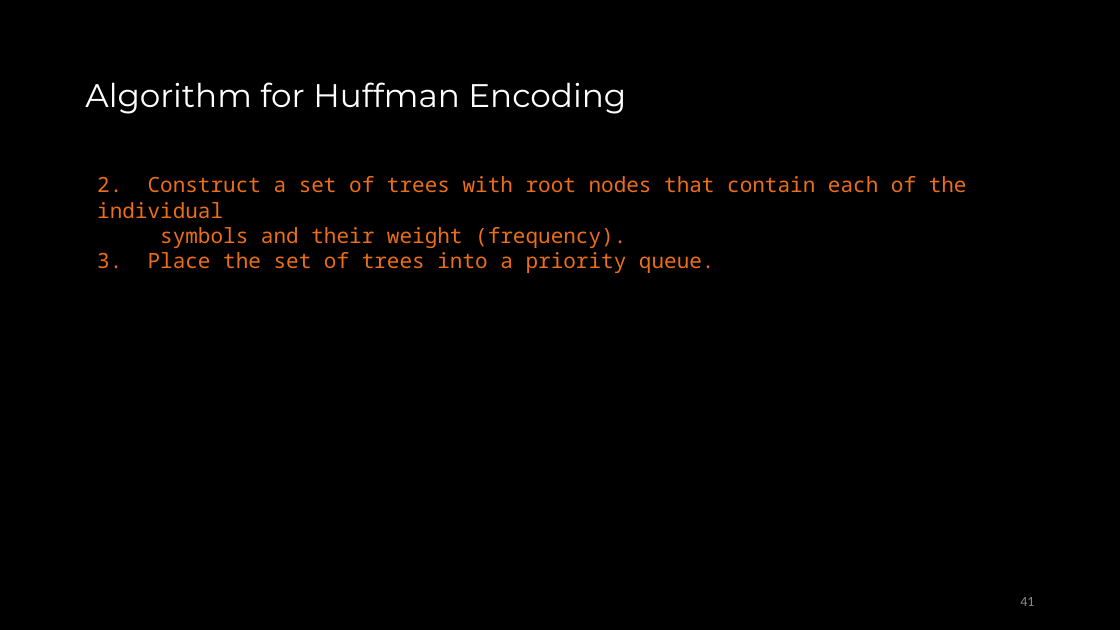
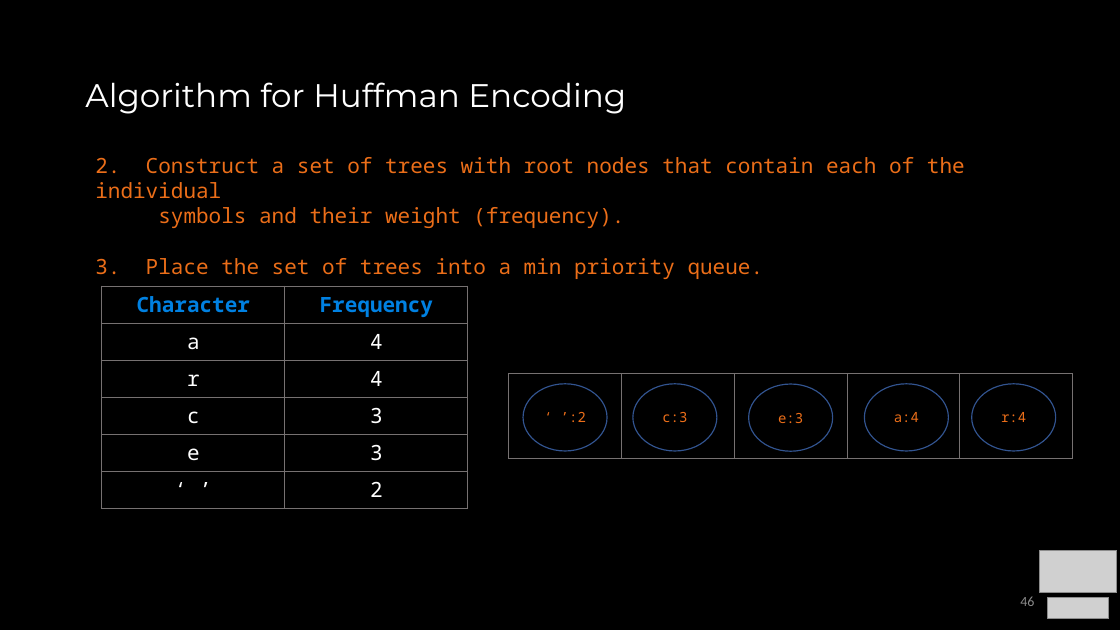
Before and after one commit to COP3530/Instructional-Content, a slide deck: slide 46 of Slides/Slides-PPT/Exam 2 - Review A.pptx (slide 41 before the commit). Drawn at 1120x630 pixels with LibreOffice and Linux fonts; fonts in the diff are those of the drawing; grey boxes stand for pictures. Boxes give left, top, right and bottom in pixels: in the first picture for what was removed or moved away, otherwise in the second. Text is boxed around its words. In the diff, an @@ line names an element or a change of style, - is before the commit and + after.

```diff
--- a/Slides/Slides-PPT/Exam 2 - Review A.pptx
+++ b/Slides/Slides-PPT/Exam 2 - Review A.pptx
@@ text "2. Construct a set of ...": place and size @@
-text "2. Construct a set of ..." at (97, 176, 967, 273)
+text "2. Construct a set of ..." at (95, 157, 965, 279)
@@ text at (95, 258, 764, 279): text changed @@
-3. Place the set of trees into a priority queue.
+3. Place the set of trees into a min priority queue.
@@ table added at (102, 287, 468, 501), 6 rows, 2 columns @@
+Character | Frequency
+a | 4
+r | 4
+c | 3
+e | 3
+‘ ’ | 2
@@ table added at (508, 374, 1071, 458), 1 rows, 5 columns @@
+ |  |  |  | 
@@ ellipse added at (523, 384, 607, 451), outline #325491 1 pt, 12 pt, text #EB6E19 @@
+‘ ’:2
@@ ellipse added at (633, 384, 717, 451), outline #325491 1 pt, 12 pt, text #EB6E19 @@
+c:3
@@ ellipse added at (749, 384, 833, 451), outline #325491 1 pt, 12 pt, text #EB6E19 @@
+e:3
@@ ellipse added at (865, 384, 949, 451), outline #325491 1 pt, 12 pt, text #EB6E19 @@
+a:4
@@ ellipse added at (972, 384, 1056, 451), outline #325491 1 pt, 12 pt, text #EB6E19 @@
+r:4
@@ picture added at (1040, 550, 1117, 593) @@
@@ page number at (1020, 596, 1034, 606): text changed @@
-41
+46
@@ picture added at (1048, 597, 1109, 619) @@
```
Also in this commit, not shown: 30 other slides changed, 8 slides added, 1 slide removed, 8 other files.
